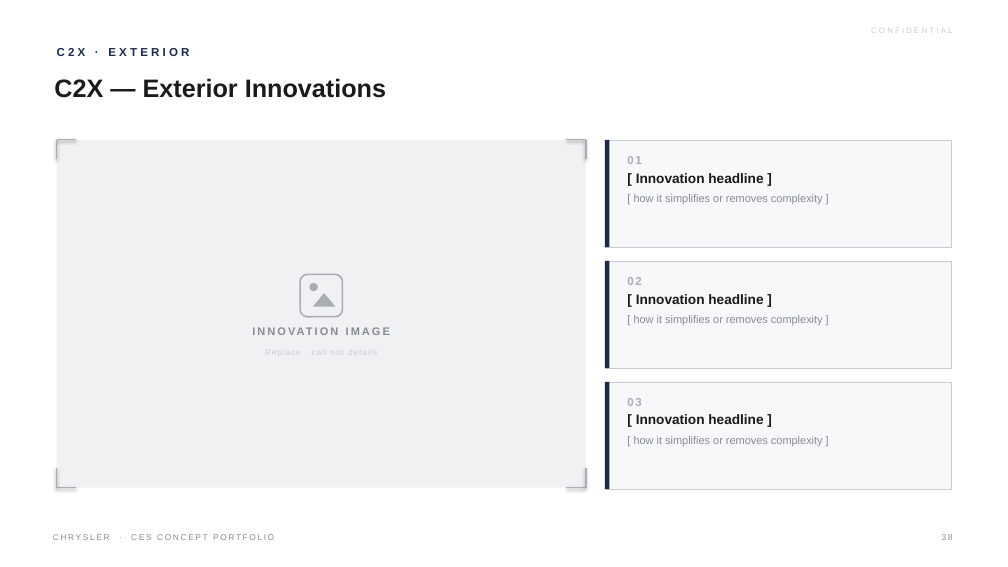
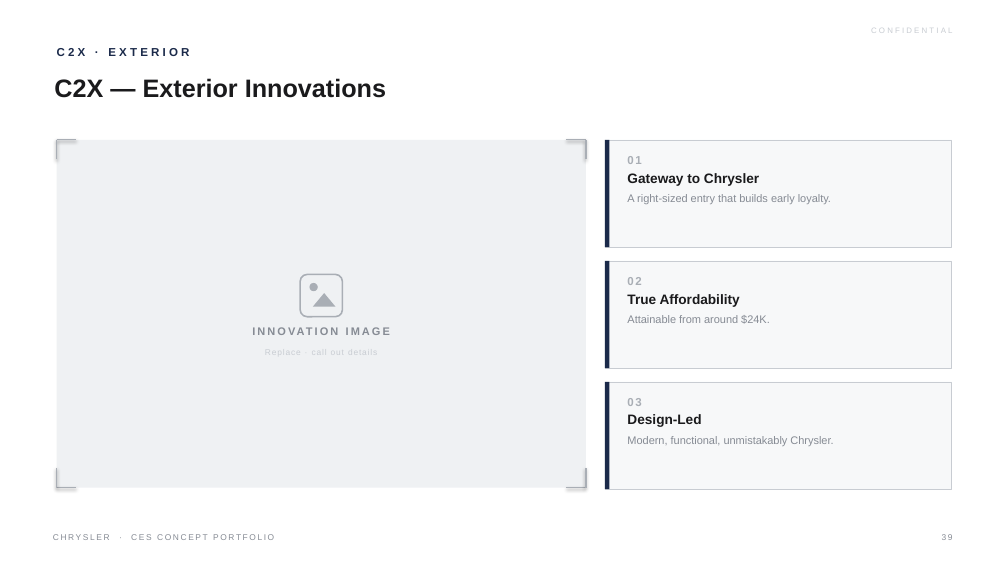
Before and after one commit to LG-Succe55/CLAUDE, a slide deck: slide 39 of Chrysler_CES_Concept_Portfolio.pptx (slide 38 before the commit). Drawn at 1008x567 pixels with LibreOffice and Linux fonts; fonts in the diff are those of the drawing. Boxes give left, top, right and bottom in pixels: in the first picture for what was removed or moved away, otherwise in the second. Text is boxed around its words. In the diff, an @@ line names an element or a change of style, - is before the commit and + after.

```diff
--- a/Chrysler_CES_Concept_Portfolio.pptx
+++ b/Chrysler_CES_Concept_Portfolio.pptx
@@ text at (x1=627, y1=173, x2=831, y2=204): text changed @@
-[ Innovation headline ]
-[ how it simplifies or removes complexity ]
+Gateway to Chrysler
+A right-sized entry that builds early loyalty.
@@ text at (x1=627, y1=294, x2=770, y2=323): text changed @@
-[ Innovation headline ]
-[ how it simplifies or removes complexity ]
+True Affordability
+Attainable from around $24K.
@@ text at (x1=627, y1=414, x2=833, y2=446): text changed @@
-[ Innovation headline ]
-[ how it simplifies or removes complexity ]
+Design-Led
+Modern, functional, unmistakably Chrysler.
```
Also in this commit, not shown: 37 other slides changed, 2 slides added, 1 slide removed, 1 other file.
